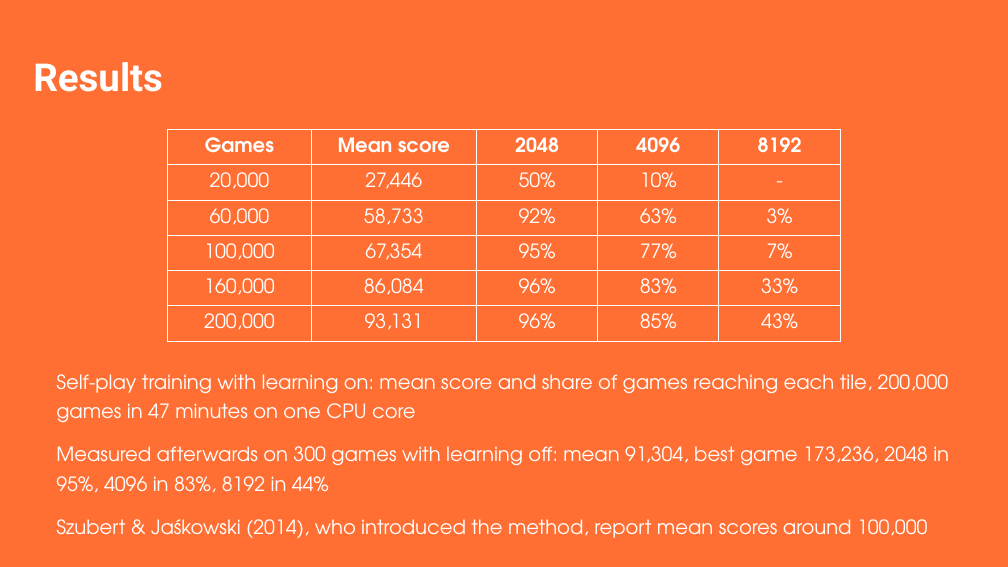
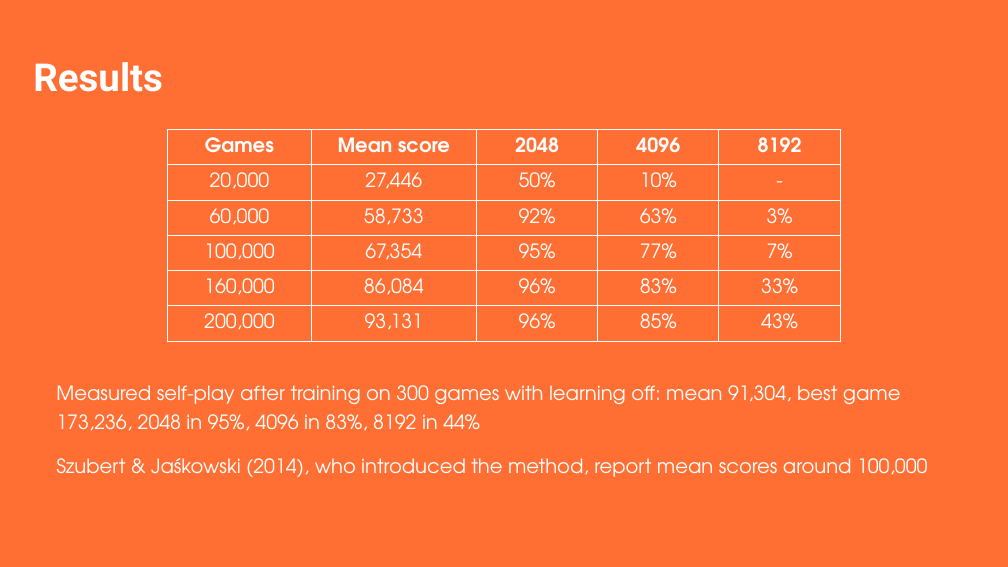
Before and after one commit to emirr44/2048-AI, a slide deck: slide 17 of Docs/2048_presentation.pptx. Drawn at 1008x567 pixels with LibreOffice and Linux fonts; fonts in the diff are those of the drawing. Boxes give left, top, right and bottom in pixels: in the first picture for what was removed or moved away, otherwise in the second. Text is boxed around its words. In the diff, an @@ line names an element or a change of style, - is before the commit and + after.

Commit message:
update presentation

```diff
--- a/Docs/2048_presentation.pptx
+++ b/Docs/2048_presentation.pptx
@@ text at (56, 385, 901, 431): text changed @@
-Self-play training with learning on: mean score and share of games reaching each tile, 200,000 games in 47 minutes on one CPU core
-Measured afterwards on 300 games with learning off: mean 91,304, best game 173,236, 2048 in 95%, 4096 in 83%, 8192 in 44%
+Measured self-play after training on 300 games with learning off: mean 91,304, best game 173,236, 2048 in 95%, 4096 in 83%, 8192 in 44%
```
